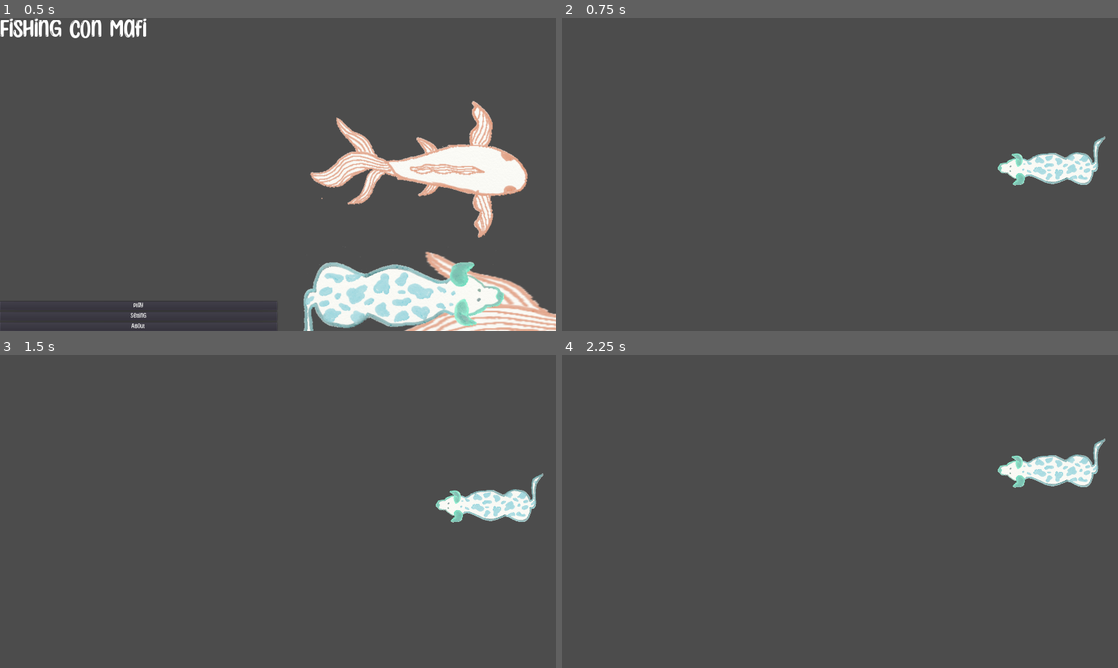
Above: before the commit, frames 1-4 (two rows, left to right).
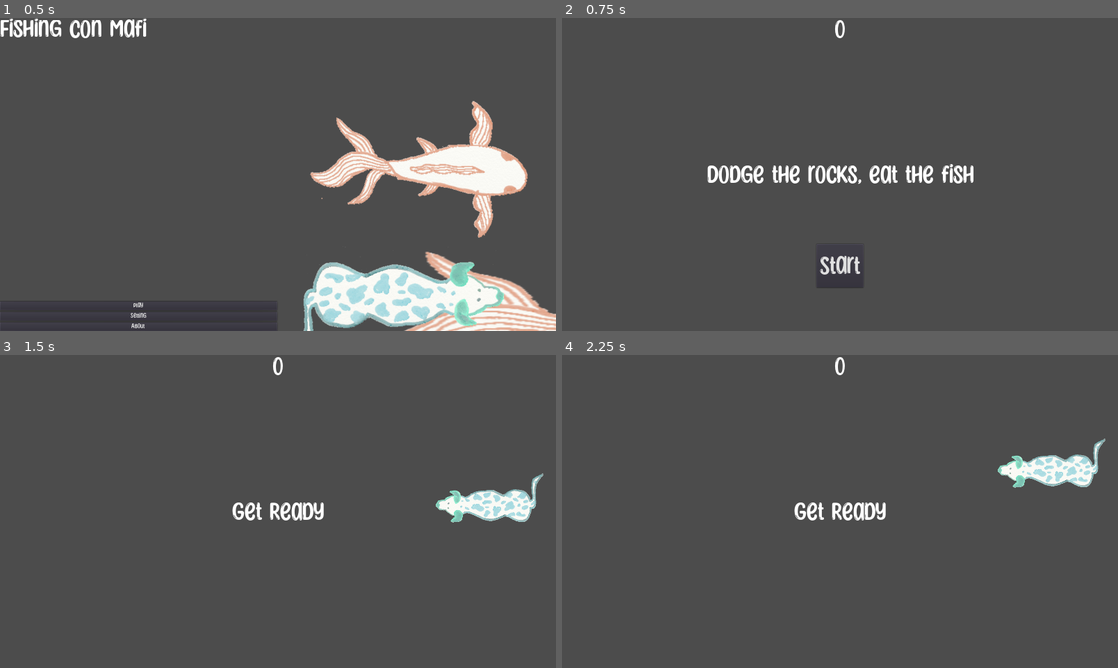
Above: after the commit, the same moments.

Repository: emmdie/dogGame
Game: Godot game, scene res://MainMenu.tscn
Two runs of this game, one before a commit and one after it. Both use one fixed random seed, a clock stepped at 60 frames per second and the inputs below.
Inputs (mouse positions are in pixels of both pictures, inside the frame that each line leads up to):
- Up to frame 1 (0.5 s): no input
- Up to frame 2 (0.75 s): click "Play" at 0.5 s
- Up to frame 3 (1.5 s): click (278, 602) at 1.25 s, where only the run after the commit has a clickable "Start"
- Up to frame 4 (2.25 s): tap Enter at 2 s; move the mouse to (962, 495) at 2.02 s; hold Up (move_up) from 2.03 s (still down)

Frame 1 is identical in both runs. In frame 2, 3.3% of the frame differs, in the area x 26-98%, y 0-87%; in frame 3, 0.6%; in frame 4, 0.6%.

Commit message:
connected the HUD to the main scene

Diff:
--- a/Fish.tscn
+++ b/Fish.tscn
@@ -15,7 +15,7 @@
 "speed": 5.0
 } ]
 
-[node name="Fish" type="RigidBody2D"]
+[node name="Fish" type="RigidBody2D" groups=["mobs"]]
 collision_mask = 0
 gravity_scale = 0.0
 script = ExtResource( 2 )
--- a/HUD.tscn
+++ b/HUD.tscn
@@ -28,7 +28,7 @@
 align = 1
 autowrap = true
 
-[node name="StartGame" type="Button" parent="."]
+[node name="StartButton" type="Button" parent="."]
 anchor_left = 0.5
 anchor_top = 1.0
 anchor_right = 0.5
@@ -44,4 +44,5 @@
 wait_time = 2.0
 one_shot = true
 
+[connection signal="pressed" from="StartButton" to="." method="_on_StartButton_pressed"]
 [connection signal="timeout" from="MessageTimer" to="." method="_on_MessageTimer_timeout"]
--- a/Mafi.gd
+++ b/Mafi.gd
@@ -57,4 +57,4 @@
 	else:
 		print("not stone")
 		emit_signal("collected")
-		#set_deferred(str(body.get_child("CollisionShape2D").disabled), true)
+		body.queue_free()
--- a/Main.gd
+++ b/Main.gd
@@ -7,16 +7,19 @@
 
 func _ready():
 	randomize()
-	new_game()
 
 func game_over():
 	$RockTimer.stop()
 	$FishTimer.stop()
+	$HUD.show_game_over()
+	get_tree().call_group("mobs", "queue_free")
 
 func new_game():
 	score = 0
 	$Mafi.start($StartPosition.position)
 	$StartTimer.start()
+	$HUD.update_score(score)
+	$HUD.show_message("Get Ready")
 
 
 func _on_StartTimer_timeout():
@@ -72,3 +75,7 @@
 	fish.linear_velocity = velocity.rotated(direction)
 
 	add_child(fish)
+
+func _on_Mafi_collected():
+	score += 1
+	$HUD.update_score(score)
--- a/Main.tscn
+++ b/Main.tscn
@@ -1,9 +1,10 @@
-[gd_scene load_steps=6 format=2]
+[gd_scene load_steps=7 format=2]
 
 [ext_resource path="res://Main.gd" type="Script" id=1]
 [ext_resource path="res://Stone.tscn" type="PackedScene" id=2]
 [ext_resource path="res://Fish.tscn" type="PackedScene" id=3]
 [ext_resource path="res://Mafi.tscn" type="PackedScene" id=4]
+[ext_resource path="res://HUD.tscn" type="PackedScene" id=5]
 
 [sub_resource type="Curve2D" id=1]
 _data = {
@@ -17,6 +18,10 @@
 }
 stone_scene = ExtResource( 2 )
 fish_scene = ExtResource( 3 )
+
+[node name="TextureRect" type="TextureRect" parent="."]
+anchor_right = 1.0
+anchor_bottom = 1.0
 
 [node name="Mafi" parent="." instance=ExtResource( 4 )]
 
@@ -47,6 +52,11 @@
 position = Vector2( -152, 655 )
 rotation = -1.56907
 
+[node name="HUD" parent="." instance=ExtResource( 5 )]
+
+[connection signal="collected" from="Mafi" to="." method="_on_Mafi_collected"]
+[connection signal="hit" from="Mafi" to="." method="game_over"]
 [connection signal="timeout" from="RockTimer" to="." method="_on_RockTimer_timeout"]
 [connection signal="timeout" from="FishTimer" to="." method="_on_FishTimer_timeout"]
 [connection signal="timeout" from="StartTimer" to="." method="_on_StartTimer_timeout"]
+[connection signal="start_game" from="HUD" to="." method="new_game"]
--- a/MainMenu.tscn
+++ b/MainMenu.tscn
@@ -27,7 +27,7 @@
 
 [node name="RichTextLabel" type="RichTextLabel" parent="HBoxContainer/VBoxContainer2"]
 margin_right = 638.0
-margin_bottom = 70.0
+margin_bottom = 651.0
 size_flags_horizontal = 3
 size_flags_vertical = 3
 custom_fonts/normal_font = SubResource( 3 )
--- a/Stone.tscn
+++ b/Stone.tscn
@@ -15,7 +15,7 @@
 radius = 40.0
 height = 22.0
 
-[node name="Stone" type="RigidBody2D"]
+[node name="Stone" type="RigidBody2D" groups=["mobs"]]
 collision_mask = 0
 gravity_scale = 0.0
 script = ExtResource( 2 )
--- a/project.godot
+++ b/project.godot
@@ -21,10 +21,8 @@
 [application]
 
 config/name="Dog Game"
-
 run/main_scene="res://MainMenu.tscn"
 config/icon="res://icon.png"
-
 
 [display]
 
